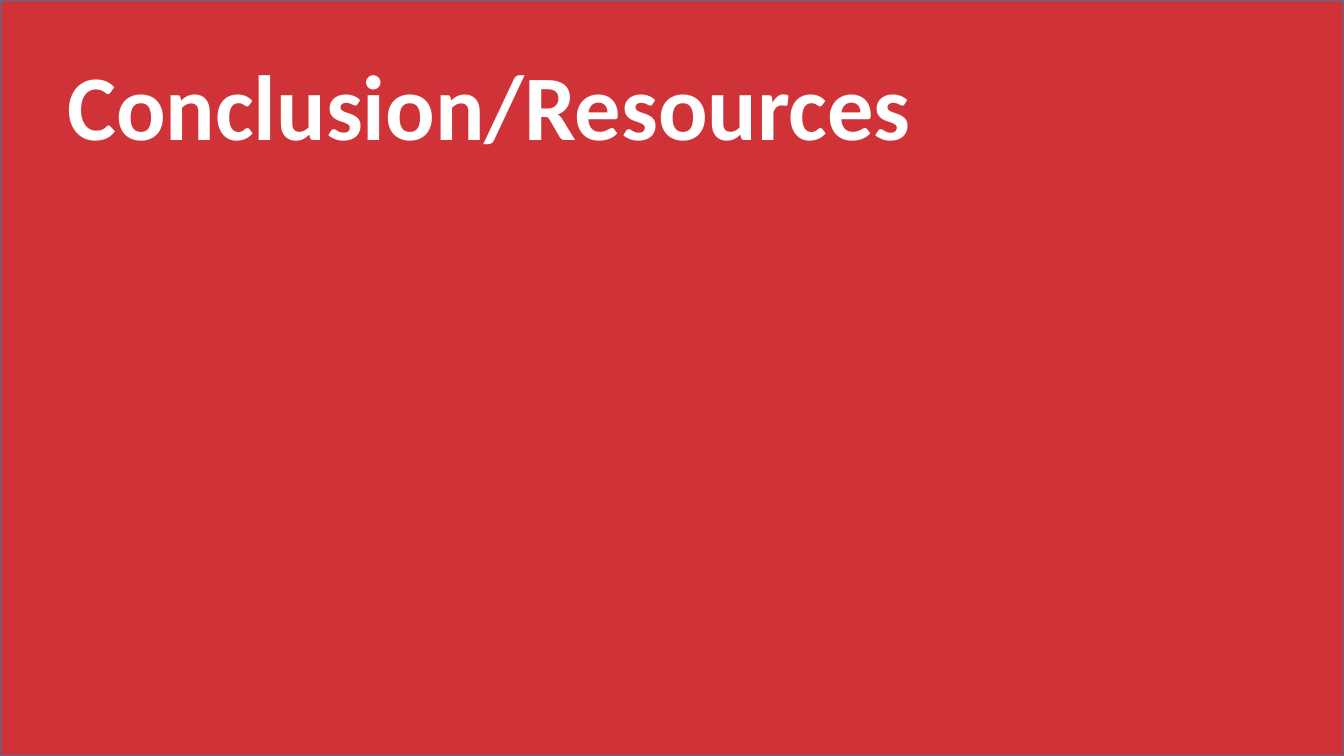
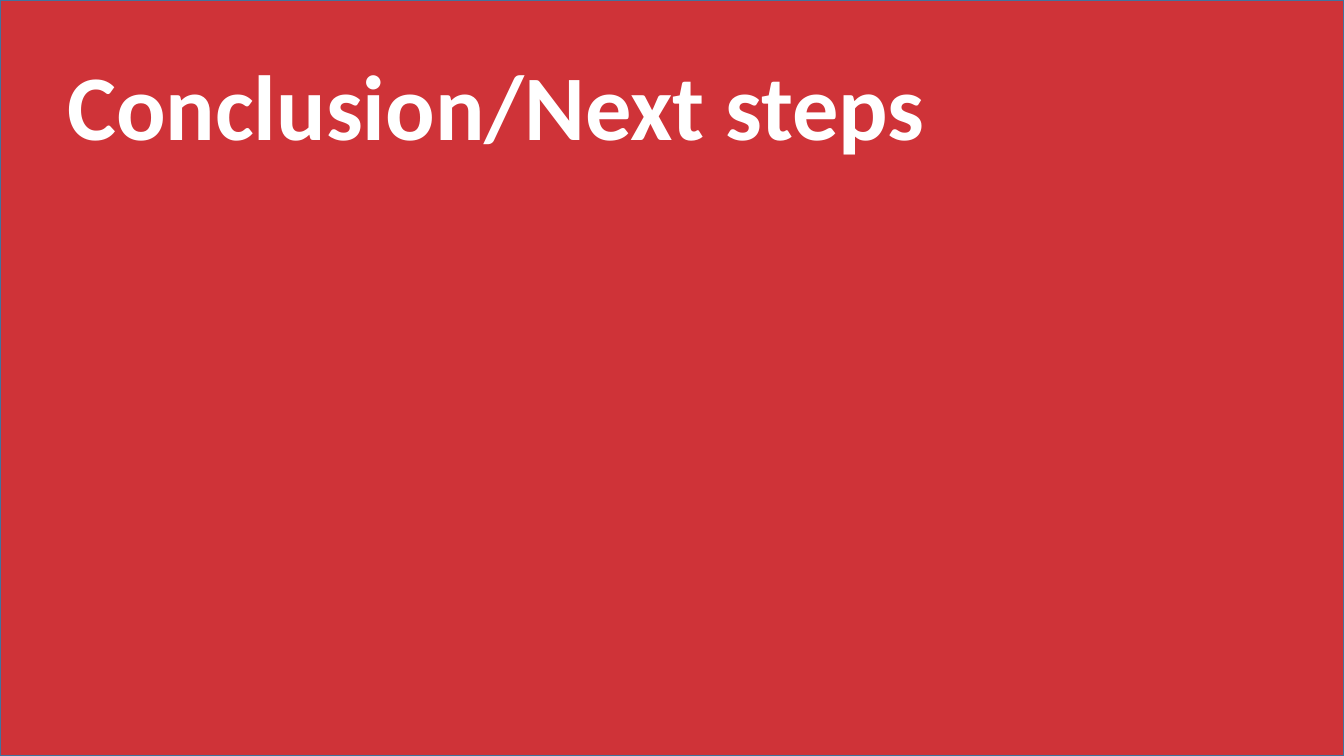
Before and after one commit to stringfestdata/aina-getting-started, a slide deck: slide 7 of aina-getting-started.pptx. Drawn at 1344x756 pixels with LibreOffice and Linux fonts; fonts in the diff are those of the drawing. Boxes give left, top, right and bottom in pixels: in the first picture for what was removed or moved away, otherwise in the second. Text is boxed around its words. In the diff, an @@ line names an element or a change of style, - is before the commit and + after.

```diff
--- a/aina-getting-started.pptx
+++ b/aina-getting-started.pptx
@@ text at <box>67,75,924,155</box>: text changed @@
-Conclusion/Resources
+Conclusion/Next steps
```
Also in this commit, not shown: 2 other slides changed, 2 slides added, 1 slide removed, 7 other files.
